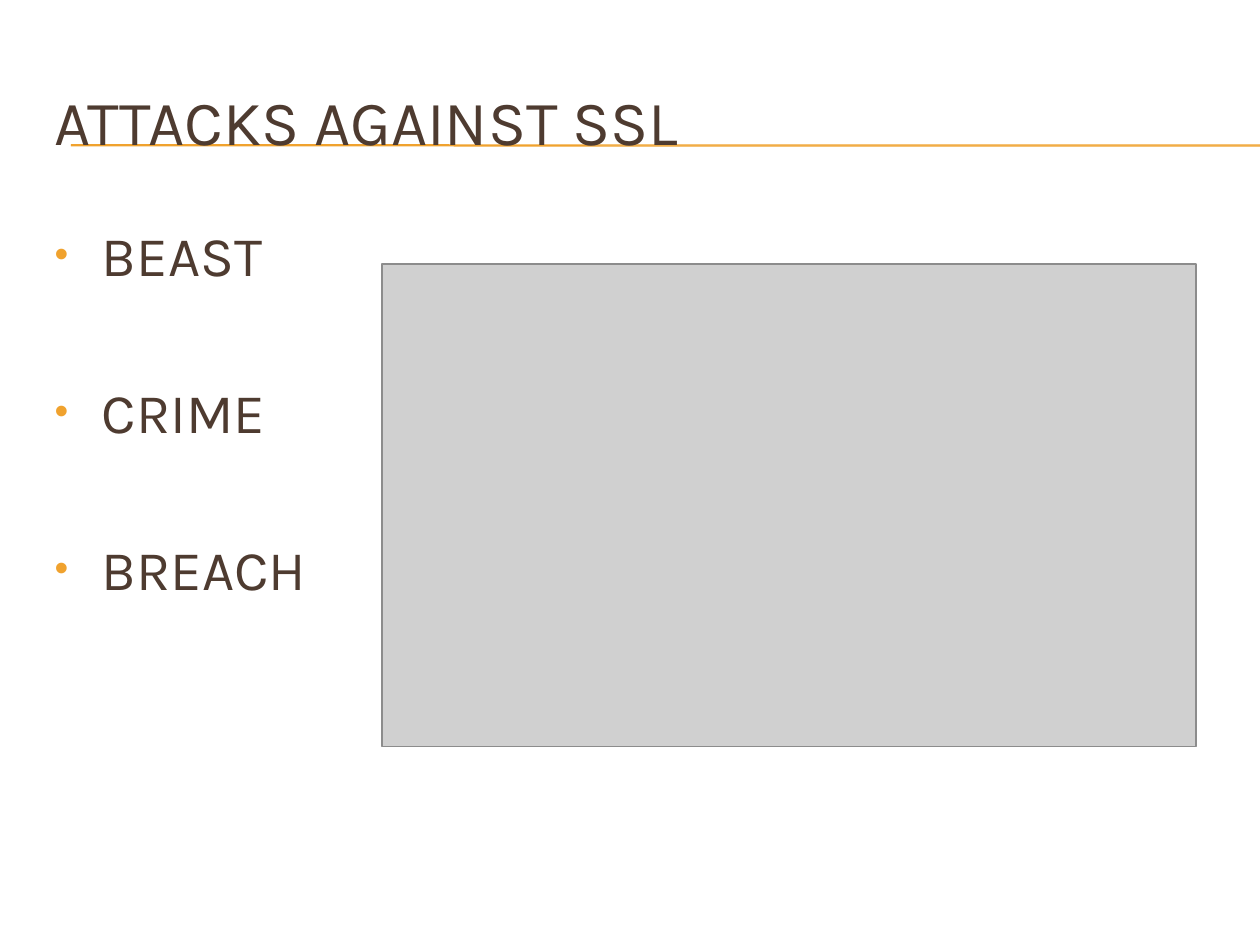
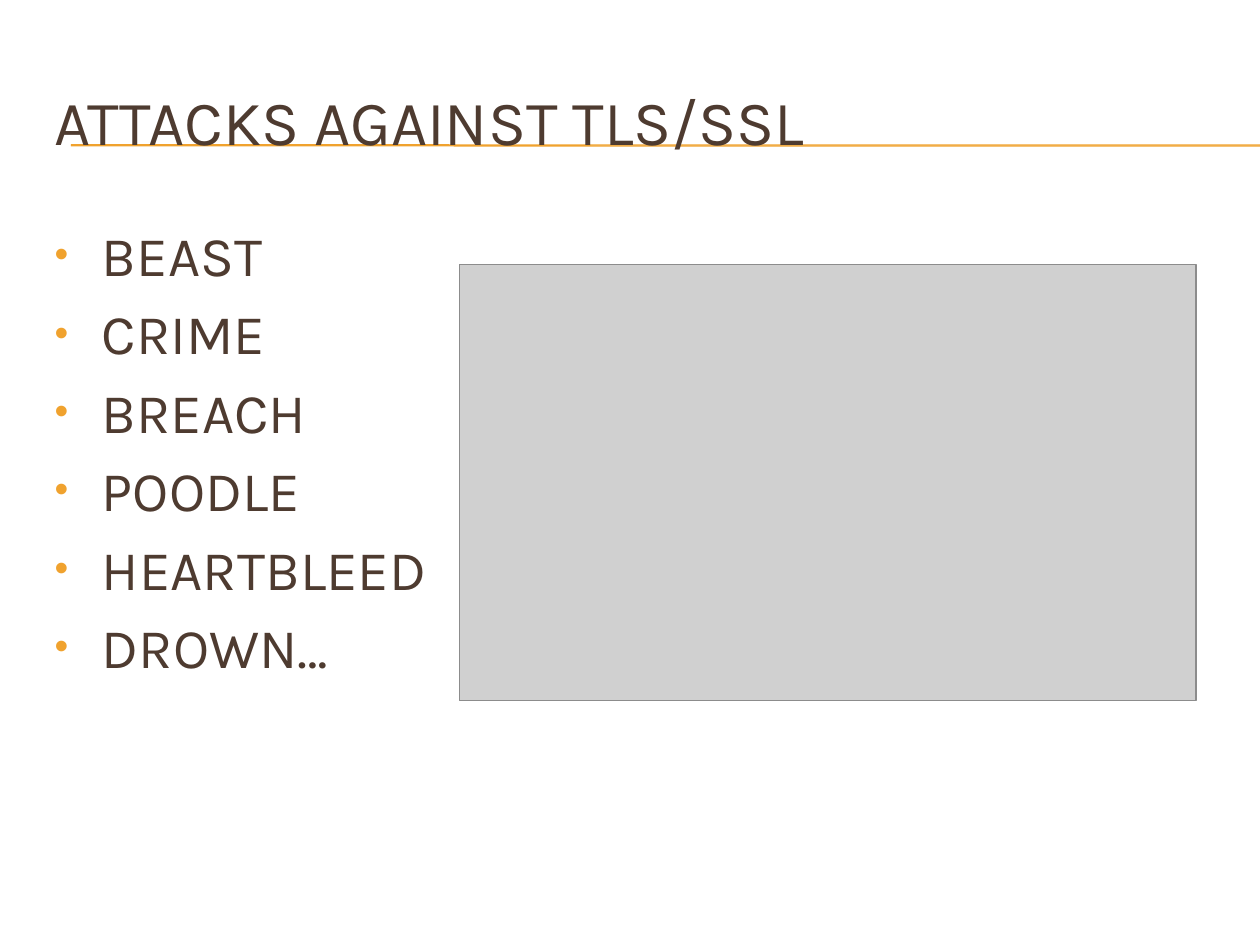
Before and after one commit to DeMaCS-UNICAL/NetworkSecurity, a slide deck: slide 9 of slides/SSL.pptx. Drawn at 1260x945 pixels with LibreOffice and Linux fonts; fonts in the diff are those of the drawing; grey boxes stand for pictures; background and template pictures are left out. Boxes give left, top, right and bottom in pixels: in the first picture for what was removed or moved away, otherwise in the second. Text is boxed around its words. In the diff, an @@ line names an element or a change of style, - is before the commit and + after.

Commit message:
Updates to TLS slides

```diff
--- a/slides/SSL.pptx
+++ b/slides/SSL.pptx
@@ title at [54, 99, 805, 150]: text changed @@
-ATTACKS AGAINST SSL
+ATTACKS AGAINST TLS/SSL
@@ picture: place and size @@
-picture at [382, 265, 1196, 747]
+picture at [459, 265, 1196, 701]
@@ text at [102, 475, 426, 669]: paragraphs added @@
+• POODLE
+• HEARTBLEED
+• DROWN…
```
Also in this commit, not shown: 4 slides added.
